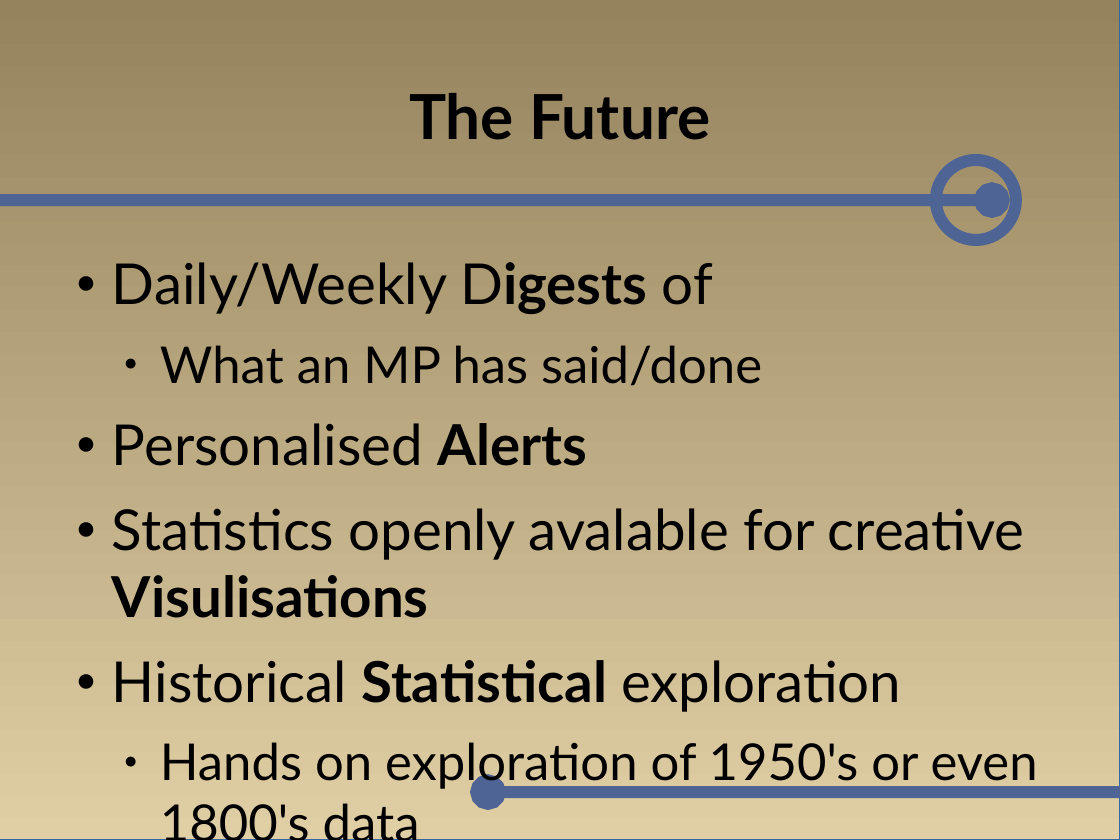
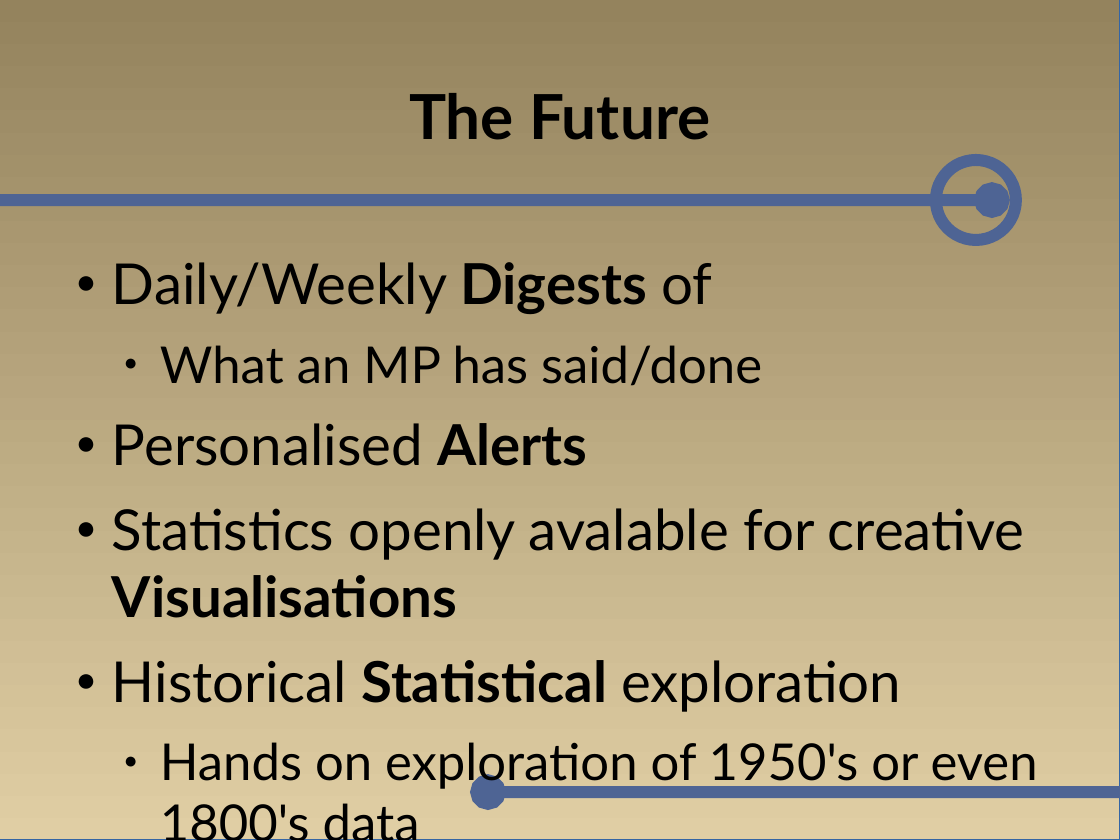
Before and after one commit to GothAck/Parliament-Hack-Weekend, a slide deck: slide 6 of assets/presentation.odp. Drawn at 1120x840 pixels with LibreOffice and Linux fonts; fonts in the diff are those of the drawing; background and template pictures are left out. Boxes give left, top, right and bottom in pixels: in the first picture for what was removed or moved away, otherwise in the second. Text is boxed around its words. In the diff, an @@ line names an element or a change of style, - is before the commit and + after.

```diff
--- a/assets/presentation.odp
+++ b/assets/presentation.odp
@@ text at bbox=[112, 262, 712, 314]: bold on in "Digests" @@
@@ text at bbox=[112, 508, 1025, 618]: text changed @@
-● Statistics openly avalable for creative Visulisations
+● Statistics openly avalable for creative Visualisations
```
Also in this commit, not shown: 3 other slides changed.
